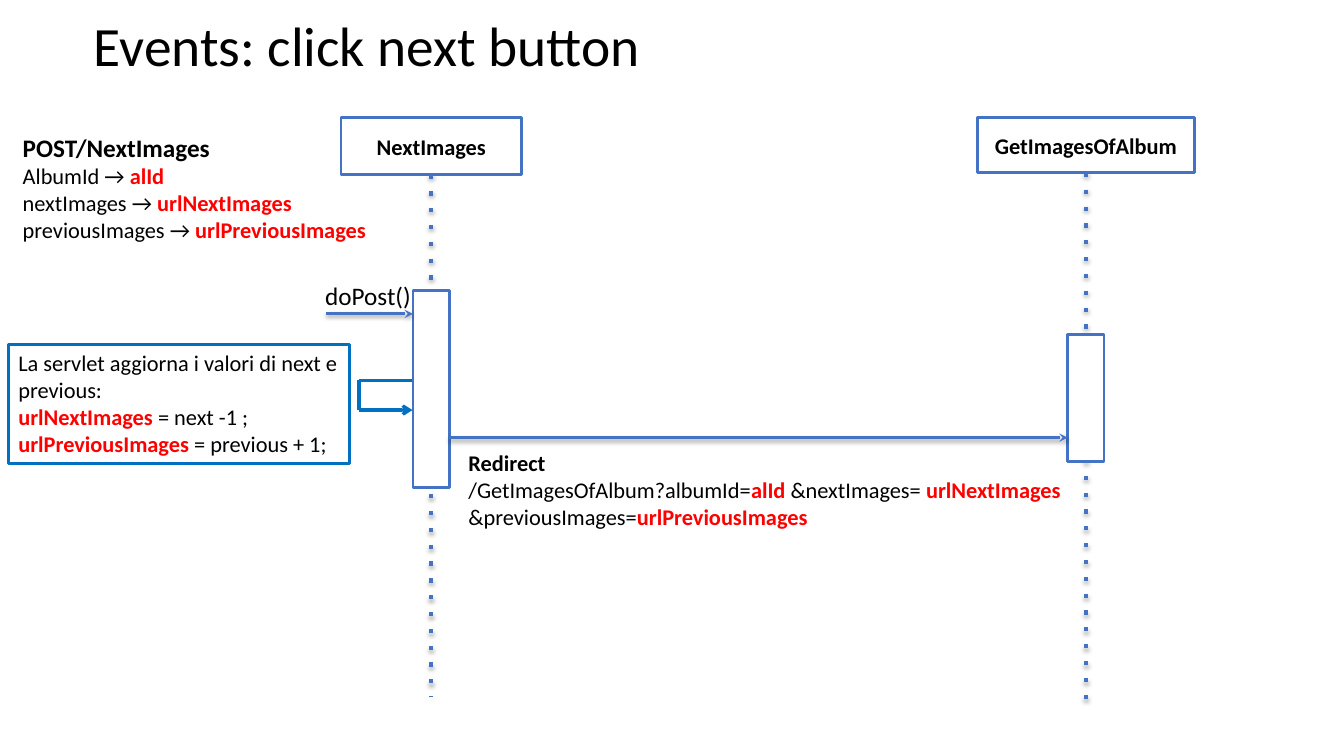
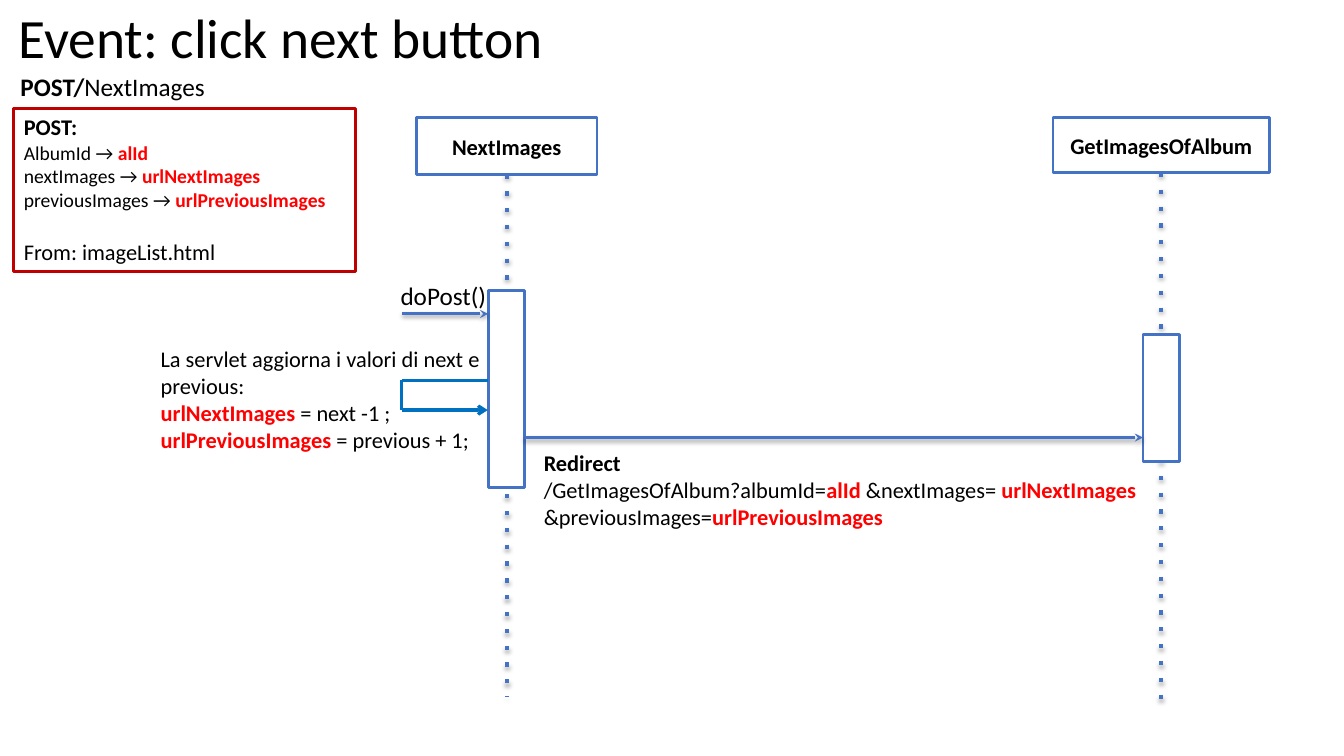
Before and after one commit to Giulsmoon/TecnologiePerIlWeb_Project1, a slide deck: slide 22 of Presentazioni Powerpoint/Progetto1_versione_PURE_HTML.pptx (slide 16 before the commit). Drawn at 1344x756 pixels with LibreOffice and Linux fonts; fonts in the diff are those of the drawing. Boxes give left, top, right and bottom in pixels: in the first picture for what was removed or moved away, otherwise in the second. Text is boxed around its words. In the diff, an @@ line names an element or a change of style, - is before the commit and + after.

```diff
--- a/Presentazioni Powerpoint/Progetto1_versione_PURE_HTML.pptx
+++ b/Presentazioni Powerpoint/Progetto1_versione_PURE_HTML.pptx
@@ title at (18,19,543,59): text changed @@
-Events: click next button
+Event: click next button
@@ text "POST/NextImages": place and size @@
-text "POST/NextImages" at (23,139,366,242)
+text "POST/NextImages" at (20,78,204,101)
@@ text "POST/NextImages" at (20,78,204,101): bold off in "POST/NextImages" @@
@@ rectangle added at (14,109,356,272), outline #C00000 2 pt, 14 pt, text #000000 @@
+POST:
+AlbumId → alId
+nextImages → urlNextImages
+previousImages → urlPreviousImages
+From: imageList.html
@@ text at (23,168,366,242): paragraphs removed @@
-AlbumId → alId
-nextImages → urlNextImages
-previousImages → urlPreviousImages
@@ 4 rectangles, 2 texts, 2 arrows, 2 lines: place and size @@
-4 rectangles, 2 texts, 2 arrows, 2 lines at (325,118,1195,703)
+4 rectangles, 2 texts, 2 arrows, 2 lines at (401,118,1270,703)
@@ text "La servlet aggiorna i valori ...": place and size @@
-text "La servlet aggiorna i valori ..." at (8,345,350,464)
+text "La servlet aggiorna i valori ..." at (161,351,479,452)
@@ text "La servlet aggiorna i valori ..." at (161,351,479,452): outline #0070C0 2 pt to none @@
@@ line moved from (359, 380) - (359, 410) to (402, 380) - (402, 410) @@
@@ line moved from (412, 380) - (359, 380) to (488, 380) - (402, 380) @@
@@ arrow moved from (359, 410) - (412, 410) to (402, 410) - (488, 410) @@
```
Also in this commit, not shown: 17 other slides changed, 2 slides added, 27 other files.
